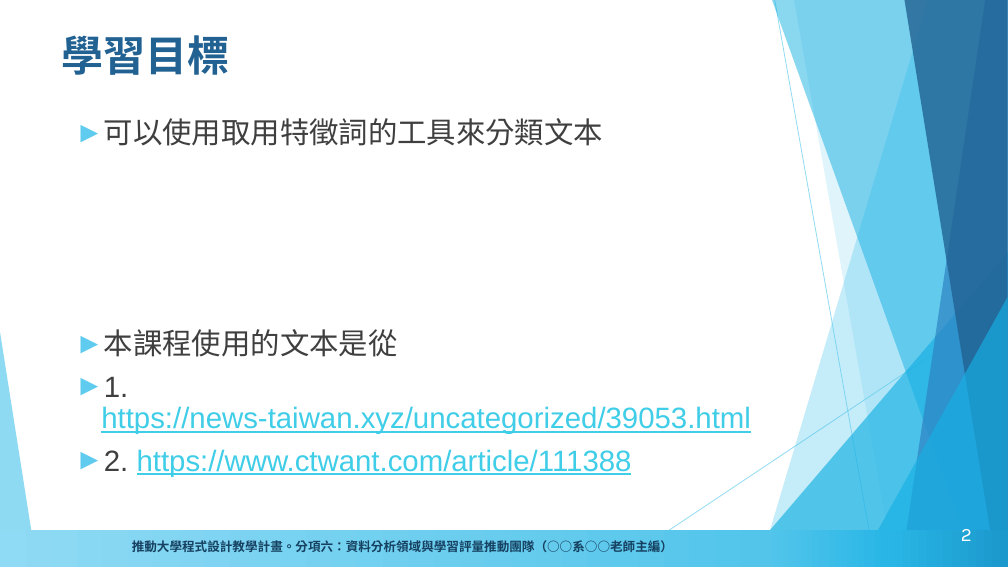
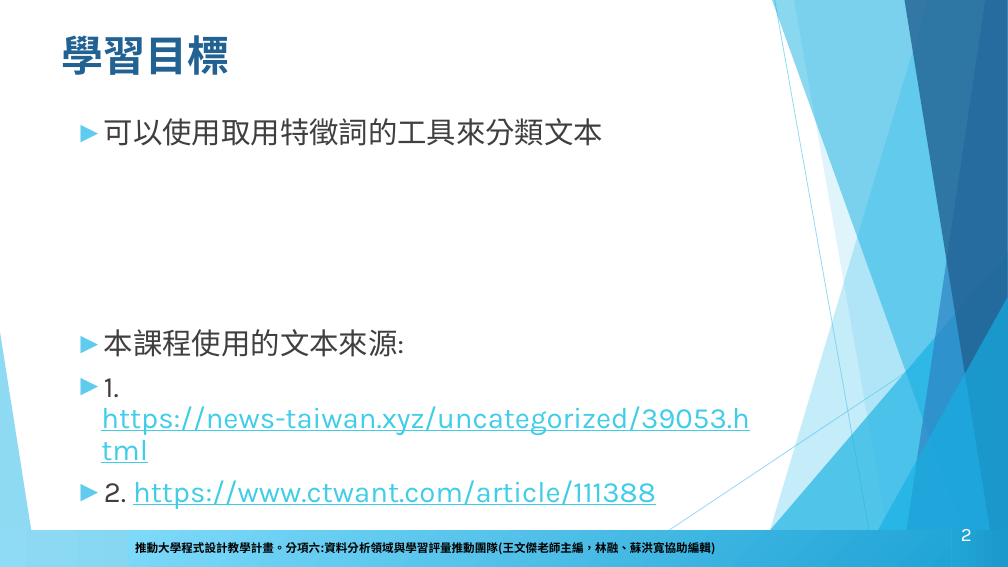
Before and after one commit to howardsukuan/textual-data-analysis-python, a slide deck: slide 2 of week04/文本分析與程式設計week4.pptx. Drawn at 1008x567 pixels with LibreOffice and Linux fonts; fonts in the diff are those of the drawing; background and template pictures are left out. Boxes give left, top, right and bottom in pixels: in the first picture for what was removed or moved away, otherwise in the second. Text is boxed around its words. In the diff, an @@ line names an element or a change of style, - is before the commit and + after.

```diff
--- a/week04/文本分析與程式設計week4.pptx
+++ b/week04/文本分析與程式設計week4.pptx
@@ text at (x1=101, y1=118, x2=749, y2=509): font Arial to Karla @@
@@ text at (x1=104, y1=329, x2=404, y2=357): text changed; font Arial to Karla @@
-► 本課程使用的文本是從
+► 本課程使用的文本來源:
@@ rectangle added at (x1=128, y1=531, x2=951, y2=566), fill gradient #20A4D6 to #7EDBFB, 11 pt, text #000000, bold @@
+推動大學程式設計教學計畫。分項六:資料分析領域與學習評量推動團隊(王文傑老師主編，林融、蘇洪寬協助編輯)
```
Also in this commit, not shown: 51 other slides changed, 8 slides added, 7 other files.
